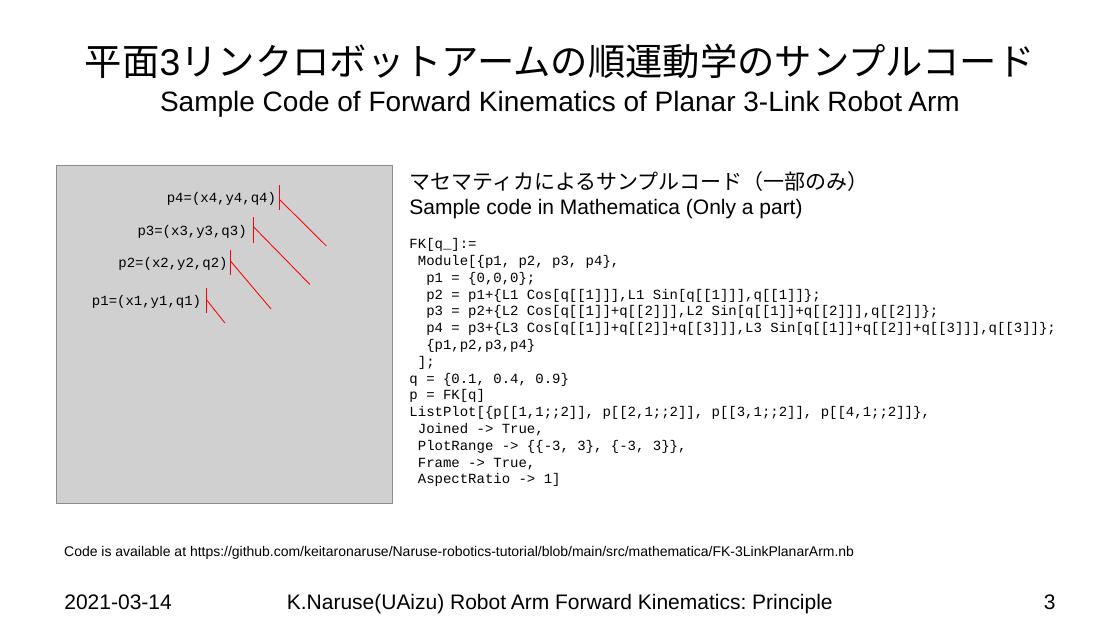
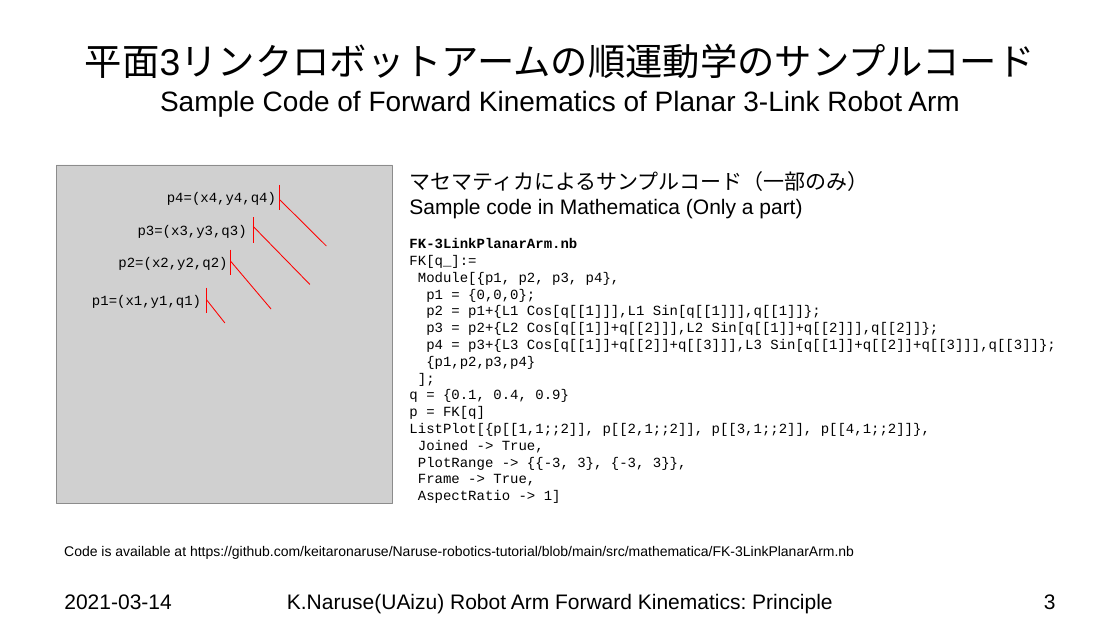
Before and after one commit to keitaronaruse/Naruse-robotics-tutorial, a slide deck: slide 3 of doc/slides/Robot-Arm-Forward-Kinematics-Principle.pptx. Drawn at 1120x630 pixels with LibreOffice and Linux fonts; fonts in the diff are those of the drawing; grey boxes stand for pictures; background and template pictures are left out. Boxes give left, top, right and bottom in pixels: in the first picture for what was removed or moved away, otherwise in the second. Text is boxed around its words. In the diff, an @@ line names an element or a change of style, - is before the commit and + after.

```diff
--- a/doc/slides/Robot-Arm-Forward-Kinematics-Principle.pptx
+++ b/doc/slides/Robot-Arm-Forward-Kinematics-Principle.pptx
@@ text at [409, 238, 577, 248]: paragraph added @@
+FK-3LinkPlanarArm.nb
```
Also in this commit, not shown: 8 other files.
